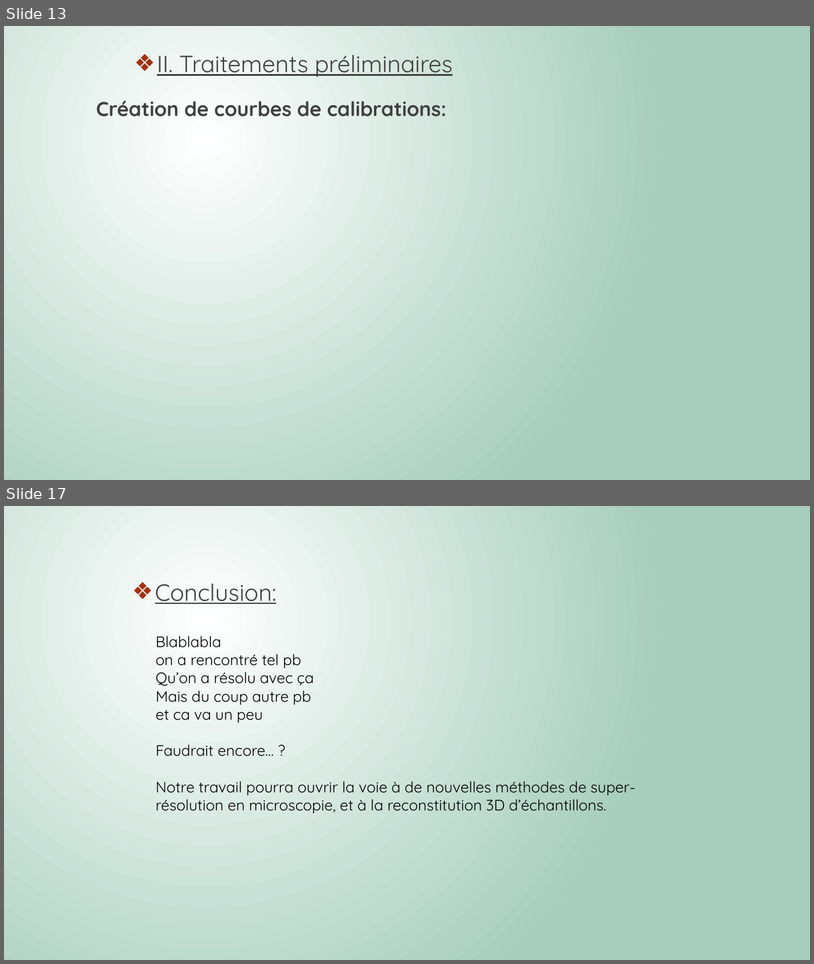
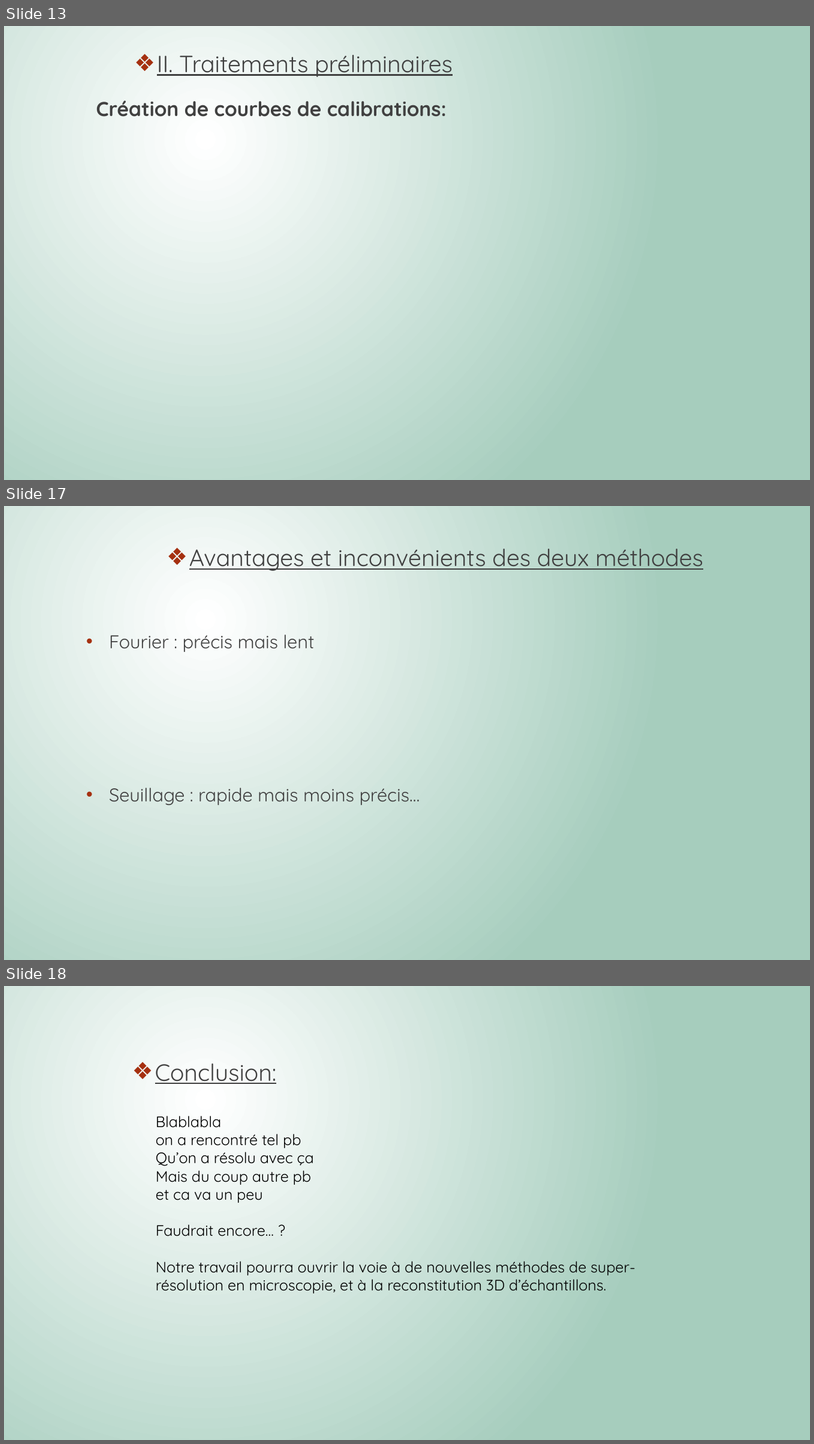
Before and after one commit to Killian-Herveau/PIMS, a slide deck: Pres_Avril/PresentationPIMSAvril-Briséis.pptx. Shown one above the other, each under a label of ours: slides 13 and 17 before the commit, slides 13, 17 and 18 after it; the slides between them are not shown. The pictures are 814x964 and 814x1444 pixels, drawn with LibreOffice and Linux fonts; fonts in the diff are those of the drawing. Boxes give left, top, right and bottom in pixels: in the first picture for what was removed or moved away, otherwise in the second. Text is boxed around its words. In the diff, an @@ line names an element or a change of style, - is before the commit and + after.

```diff
--- a/Pres_Avril/PresentationPIMSAvril-Briséis.pptx
+++ b/Pres_Avril/PresentationPIMSAvril-Briséis.pptx
@@ slide 17 added at [4, 506, 810, 960], background gradient #FFFFFF to #A6CDBD @@
@@ text added at [189, 549, 704, 571], 28 pt, text #404040, underline @@
+❖ Avantages et inconvénients des deux méthodes
@@ text added at [109, 634, 420, 805], 22 pt, text #404040 @@
+• Fourier : précis mais lent
+• Seuillage : rapide mais moins précis…
@@ what was slide 17 is now slide 18 @@
```
Also in this commit, not shown: 2 slides changed, 1 other slide added, 1 slide removed, 8 other files.
